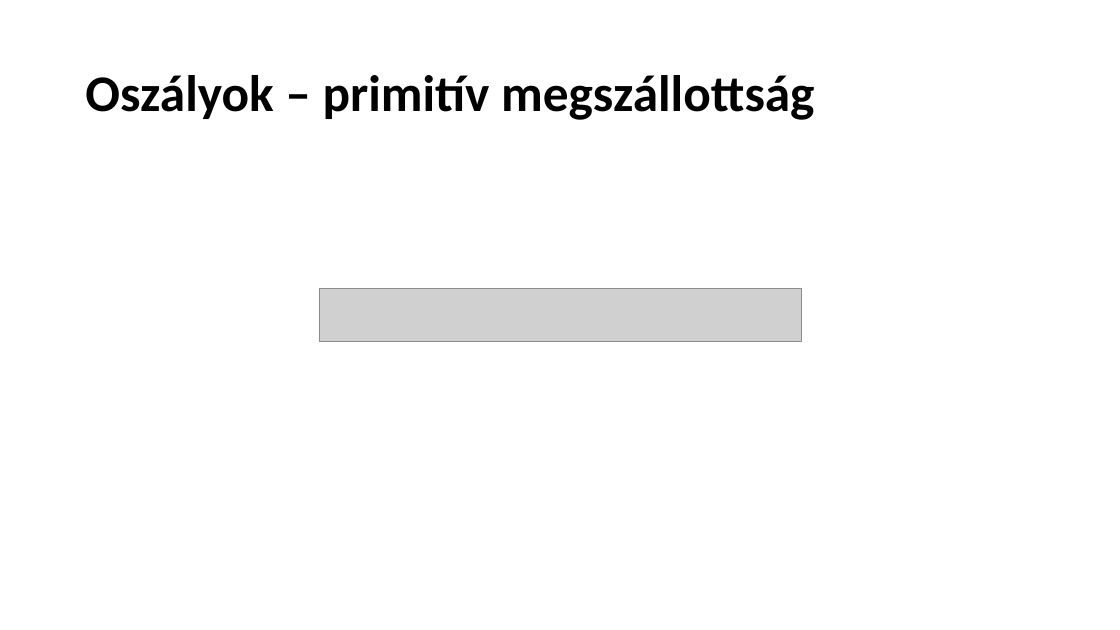
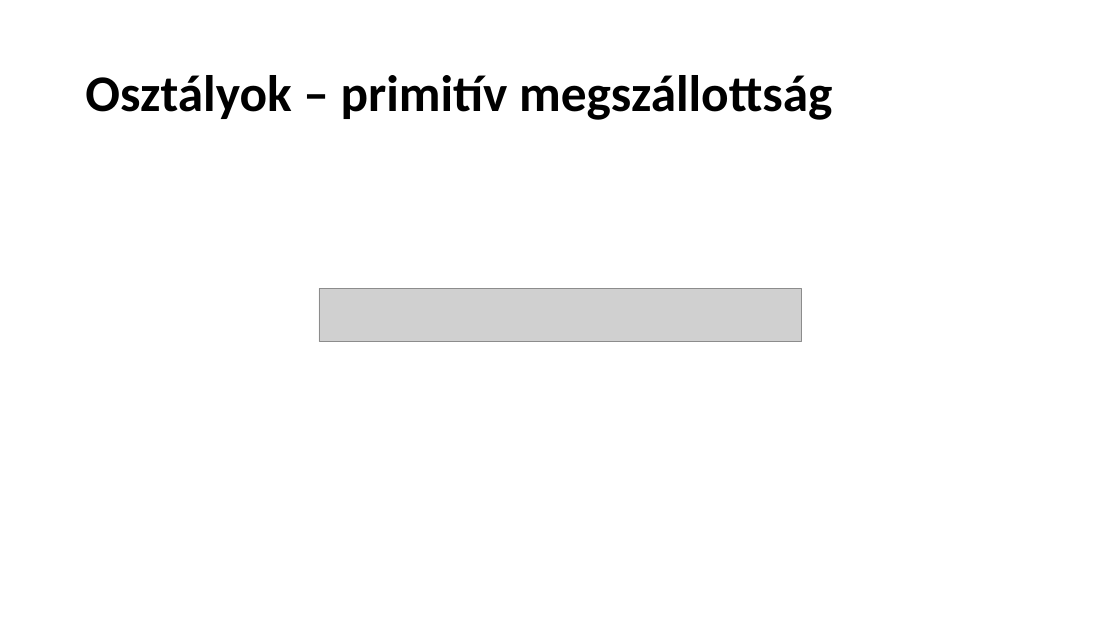
Before and after one commit to evoRegression/Regression, a slide deck: slide 25 of Presentation/04Session/Clean coding.pptx. Drawn at 1120x630 pixels with LibreOffice and Linux fonts; fonts in the diff are those of the drawing; grey boxes stand for pictures. Boxes give left, top, right and bottom in pixels: in the first picture for what was removed or moved away, otherwise in the second. Text is boxed around its words. In the diff, an @@ line names an element or a change of style, - is before the commit and + after.

Commit message:
4. Session - fixes grammar in presentation and follow SOLID principle on the examples.

```diff
--- a/Presentation/04Session/Clean coding.pptx
+++ b/Presentation/04Session/Clean coding.pptx
@@ title at <box>85,75,832,120</box>: text changed @@
-Oszályok – primitív megszállottság
+Osztályok – primitív megszállottság
```
Also in this commit, not shown: 7 other slides changed, 3 other files.
